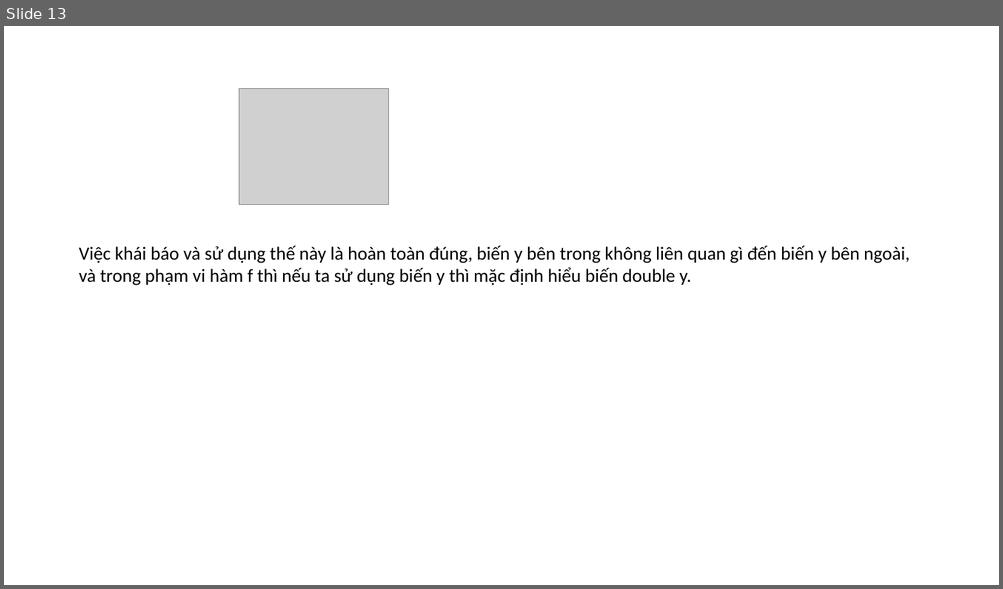
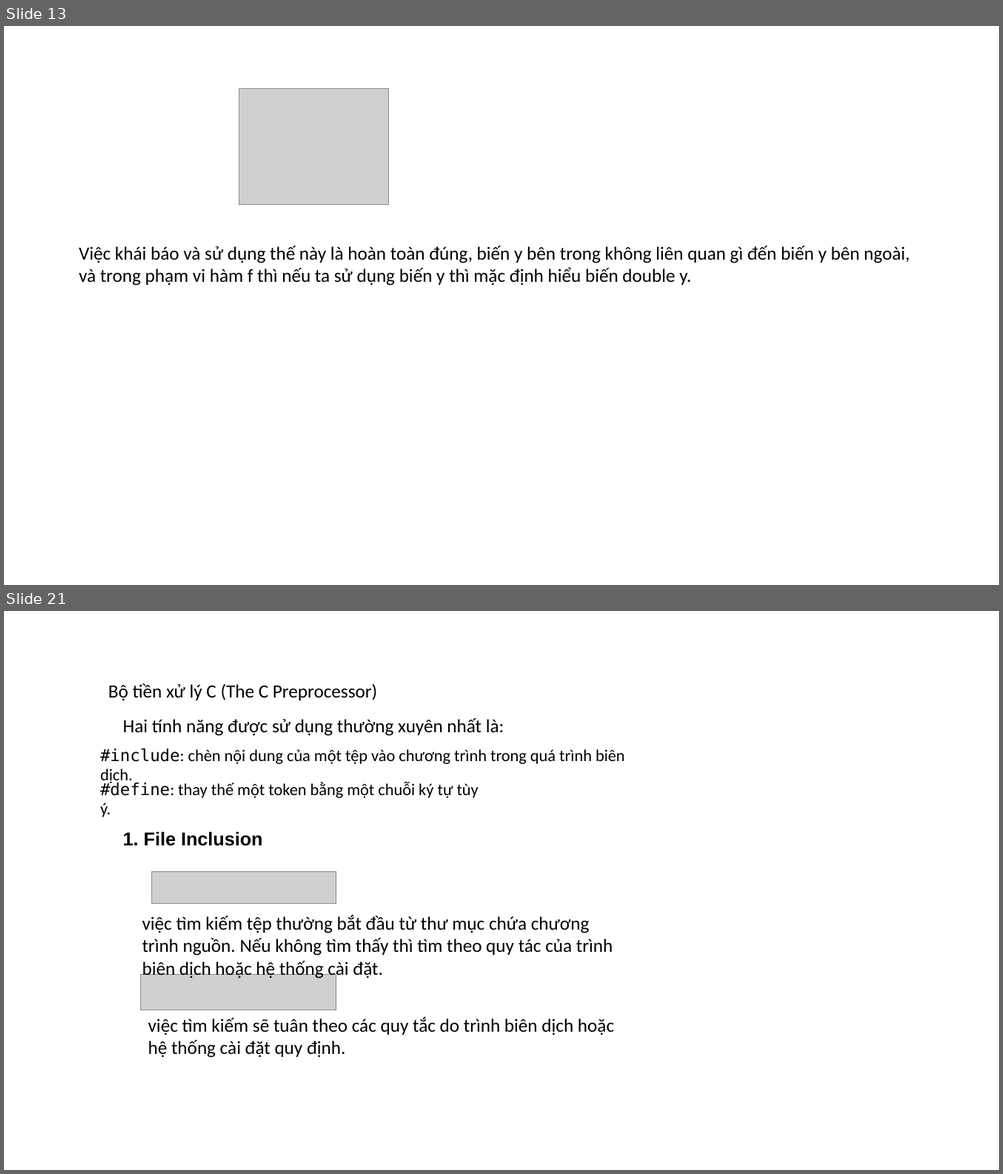
Before and after one commit to kientran0502/Training, a slide deck: Memorylayout/Memorylayout/Memory layout.pptx. Shown one above the other, each under a label of ours: slide 13 before the commit, slides 13 and 21 after it; the slides between them are not shown. The pictures are 1003x589 and 1003x1174 pixels, drawn with LibreOffice and Linux fonts; fonts in the diff are those of the drawing; grey boxes stand for pictures. Boxes give left, top, right and bottom in pixels: in the first picture for what was removed or moved away, otherwise in the second. Text is boxed around its words. In the diff, an @@ line names an element or a change of style, - is before the commit and + after.

```diff
--- a/Memorylayout/Memorylayout/Memory layout.pptx
+++ b/Memorylayout/Memorylayout/Memory layout.pptx
@@ slide 21 added at <box>4,611,999,1170</box>, background #FFFFFF @@
@@ text added at <box>108,684,377,701</box>, 18 pt, text #000000 @@
+Bộ tiền xử lý C (The C Preprocessor)
@@ text added at <box>123,718,504,736</box>, 18 pt, text #000000 @@
+Hai tính năng được sử dụng thường xuyên nhất là:
@@ text added at <box>100,749,625,786</box>, 16 pt, text #000000 @@
+#include: chèn nội dung của một tệp vào chương trình trong quá trình biên dịch.
@@ text added at <box>100,781,478,817</box>, 16 pt, text #000000 @@
+#define: thay thế một token bằng một chuỗi ký tự tùy ý.
@@ text added at <box>123,832,262,846</box>, 18 pt, text #000000, bold @@
+1. File Inclusion
@@ picture added at <box>152,872,336,904</box> @@
@@ text added at <box>142,915,612,980</box>, 18 pt, text #000000 @@
+việc tìm kiếm tệp thường bắt đầu từ thư mục chứa chương trình nguồn. Nếu không tìm thấy thì tìm theo quy tác của trình biên dịch hoặc hệ thống cài đặt.
@@ picture added at <box>141,974,336,1010</box> @@
@@ text added at <box>148,1017,614,1058</box>, 18 pt, text #000000 @@
+việc tìm kiếm sẽ tuân theo các quy tắc do trình biên dịch hoặc hệ thống cài đặt quy định.
```
Also in this commit, not shown: 1 slide changed, 7 other slides added, 1 other file.
